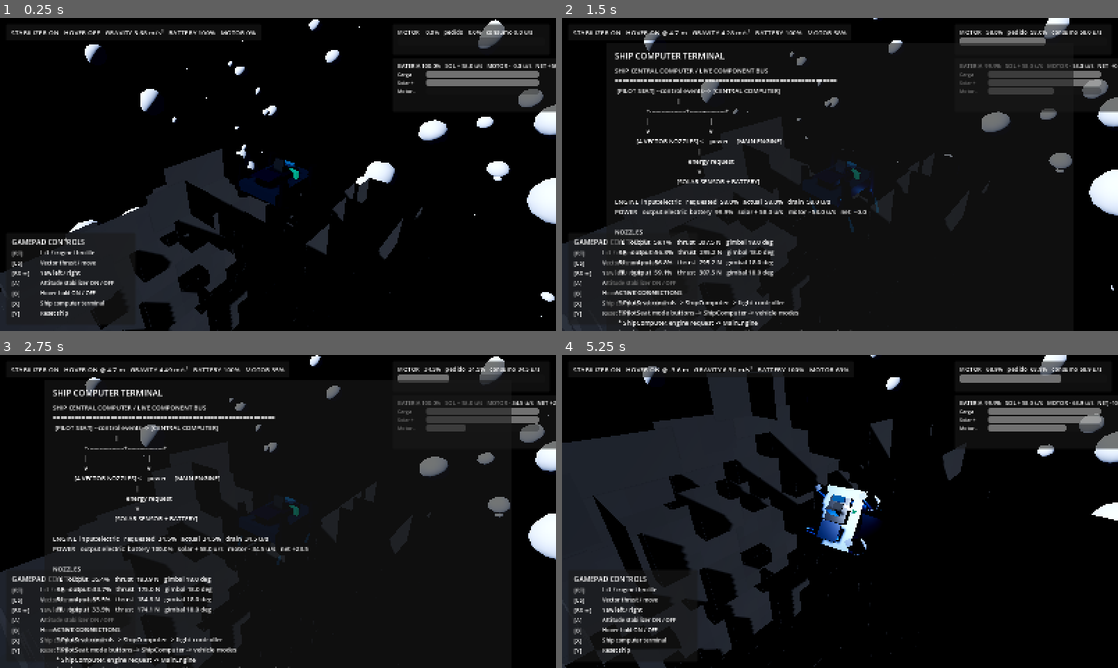
Above: before the commit, frames 1-4 (two rows, left to right).
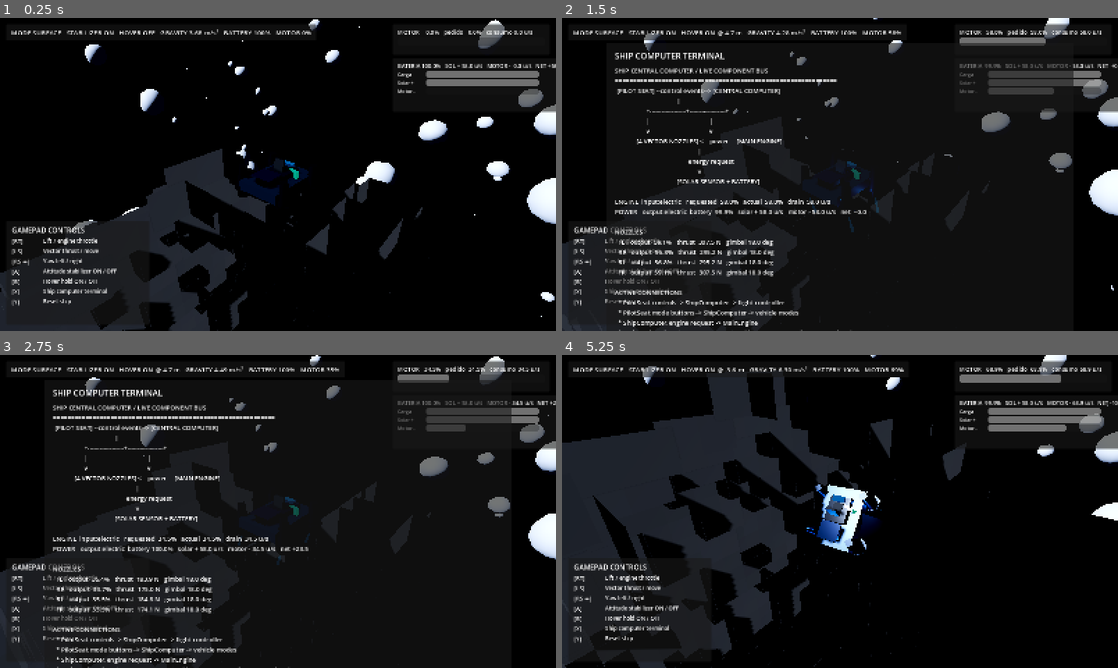
Above: after the commit, the same moments.

Repository: sebasu66/general
Game: Godot game, scene res://scenes/main.tscn
The game is run twice, just before and just after one commit, with the same random seed, the same clock (stepped at 60 frames per second) and the same inputs.
Inputs:
- Up to frame 1 (0.25 s): no input
- Up to frame 2 (1.5 s): tap Enter at 0.5 s; hold D (vehicle_move_right) 0.53-1.28 s; tap T (vehicle_computer_toggle) at 0.6 s; hold S (vehicle_move_back) from 1.28 s (still down); tap H (vehicle_hover_toggle) at 1.35 s
- Up to frame 3 (2.75 s): release S (vehicle_move_back) at 2.03 s; hold D (vehicle_move_right) from 2.03 s (still down); tap Space (vehicle_lift) at 2.1 s
- Up to frame 4 (5.25 s): release D (vehicle_move_right) at 2.78 s; hold W (vehicle_move_forward) 2.78-3.53 s; tap one key every 0.75 s from 2.85 s: F (vehicle_stabilizer_toggle) 2 (vehicle_thruster_2) T (vehicle_computer_toggle) H (vehicle_hover_toggle); hold A (vehicle_move_left) 3.53-5.03 s; hold S (vehicle_move_back) from 5.03 s (still down)

The runs differ from the first frame. In frame 1, 2.2% of the frame differs, in the area x 2-57%, y 1-96%; in frame 2, 1.7%; in frame 3, 1.7%; in frame 4, 2.2%.

Commit message:
flight: switch thrusters to zero-g spacecraft mode

Diff:
--- a/experiments/vector-thruster-prototype/scripts/thrusters/thruster_library.gd
+++ b/experiments/vector-thruster-prototype/scripts/thrusters/thruster_library.gd
@@ -3,6 +3,10 @@
 
 const MANUAL_DIAGNOSTIC_BOOST: float = 0.28
 const YAW_VECTOR_WEIGHT: float = 0.62
+const SPACE_STEER_VECTOR_WEIGHT: float = 0.72
+const SPACE_STEERING_THROTTLE: float = 0.68
+const SPACE_FRONT_CRUISE_MIX: float = 0.12
+const SPACE_STABILIZER_STEER_MIX: float = 0.72
 
 
 static func build_commands(
@@ -56,6 +60,82 @@
     return commands
 
 
+static func build_space_commands(
+        mount_ids: Array[StringName],
+        mount_positions: Array[Vector3],
+        max_thrusts: Array[float],
+        pilot: PilotInputState,
+        stabilization: StabilizationOutput
+) -> Array[ThrusterCommand]:
+    var commands: Array[ThrusterCommand] = []
+
+    var pitch_request := clampf(
+        pilot.move.y + stabilization.level_command.x * SPACE_STABILIZER_STEER_MIX,
+        -1.0,
+        1.0
+    )
+    var roll_request := clampf(
+        pilot.move.x + stabilization.level_command.y * SPACE_STABILIZER_STEER_MIX,
+        -1.0,
+        1.0
+    )
+    var yaw_request := clampf(
+        pilot.yaw - stabilization.yaw_correction,
+        -1.0,
+        1.0
+    )
+    var steering_strength := clampf(
+        maxf(absf(pitch_request), maxf(absf(roll_request), absf(yaw_request))),
+        0.0,
+        1.0
+    )
+
+    for index: int in range(mount_positions.size()):
+        var mount := mount_positions[index]
+        var command := ThrusterCommand.new()
+        command.mount_id = mount_ids[index]
+        command.local_position = mount
+        command.max_thrust = _float_at(max_thrusts, index, 520.0)
+        command.manual_boost = _manual_boost_at(pilot, index) * MANUAL_DIAGNOSTIC_BOOST
+
+        var is_front := mount.z < 0.0
+        if is_front:
+            var side_sign := 1.0 if mount.x >= 0.0 else -1.0
+            var vertical_steer := clampf(
+                pitch_request - roll_request * side_sign,
+                -1.0,
+                1.0
+            )
+            var lateral_steer := yaw_request
+            command.base_throttle = pilot.lift * SPACE_FRONT_CRUISE_MIX
+            command.requested_throttle = clampf(
+                maxf(command.base_throttle, steering_strength * SPACE_STEERING_THROTTLE)
+                + command.manual_boost,
+                0.0,
+                1.0
+            )
+            command.local_direction = Vector3(
+                lateral_steer * SPACE_STEER_VECTOR_WEIGHT,
+                vertical_steer * SPACE_STEER_VECTOR_WEIGHT,
+                -1.0
+            ).normalized()
+        else:
+            command.base_throttle = pilot.lift
+            command.requested_throttle = clampf(
+                command.base_throttle + command.manual_boost,
+                0.0,
+                1.0
+            )
+            command.local_direction = Vector3.FORWARD
+
+        command.effective_throttle = command.requested_throttle
+        command.effective_thrust = command.effective_throttle * command.max_thrust
+        command.gimbal_degrees = rad_to_deg(acos(clampf(command.local_direction.dot(Vector3.UP), -1.0, 1.0)))
+        commands.append(command)
+
+    return commands
+
+
 static func apply_power_fraction(
         commands: Array[ThrusterCommand],
         supply_fraction: float
--- a/experiments/vector-thruster-prototype/scripts/ui/debug_hud.gd
+++ b/experiments/vector-thruster-prototype/scripts/ui/debug_hud.gd
@@ -3,6 +3,8 @@
 
 var _vehicle: VehicleLogic
 var _status_label: Label
+var _control_actions: Array[Label] = []
+var _last_flight_mode: String = ""
 
 
 func _ready() -> void:
@@ -22,6 +24,7 @@
     if snapshot.is_empty():
         return
 
+    var flight_mode := String(snapshot.get("flight_mode", "SURFACE"))
     var stabilizer_text := "ON" if snapshot.get("stabilizer_enabled", false) else "OFF"
     var hover_text := "OFF"
     if snapshot.get("hover_enabled", false):
@@ -31,13 +34,18 @@
     if snapshot.get("gravity_active", false):
         gravity_text = "GRAVITY %.2f m/s²" % float(snapshot.get("gravity_strength", 0.0))
 
-    _status_label.text = "STABILIZER %s   HOVER %s   %s   BATTERY %.0f%%   MOTOR %.0f%%" % [
+    _status_label.text = "MODE %s   STABILIZER %s   HOVER %s   %s   BATTERY %.0f%%   MOTOR %.0f%%" % [
+        flight_mode,
         stabilizer_text,
         hover_text,
         gravity_text,
         float(snapshot.get("battery_ratio", 0.0)) * 100.0,
         float(snapshot.get("engine_output_ratio", 0.0)) * 100.0,
     ]
+
+    if flight_mode != _last_flight_mode:
+        _last_flight_mode = flight_mode
+        _update_control_legend(flight_mode)
 
 
 func _build_ui() -> void:
@@ -53,7 +61,7 @@
     status_panel.add_child(status_margin)
 
     _status_label = Label.new()
-    _status_label.text = "STABILIZER ON   HOVER OFF   GRAVITY --"
+    _status_label.text = "MODE SURFACE   STABILIZER ON   HOVER OFF   GRAVITY --"
     _status_label.add_theme_font_size_override("font_size", 19)
     status_margin.add_child(_status_label)
 
@@ -61,8 +69,8 @@
     controls_panel.anchor_top = 1.0
     controls_panel.anchor_bottom = 1.0
     controls_panel.offset_left = 18.0
-    controls_panel.offset_top = -282.0
-    controls_panel.offset_right = 390.0
+    controls_panel.offset_top = -316.0
+    controls_panel.offset_right = 430.0
     controls_panel.offset_bottom = -18.0
     add_child(controls_panel)
 
@@ -98,7 +106,7 @@
 
     var button := Label.new()
     button.text = button_text
-    button.custom_minimum_size = Vector2(70.0, 0.0)
+    button.custom_minimum_size = Vector2(78.0, 0.0)
     button.add_theme_font_size_override("font_size", 17)
     row.add_child(button)
 
@@ -106,3 +114,25 @@
     action.text = action_text
     action.add_theme_font_size_override("font_size", 16)
     row.add_child(action)
+    _control_actions.append(action)
+
+
+func _update_control_legend(flight_mode: String) -> void:
+    if _control_actions.size() < 7:
+        return
+
+    if flight_mode == "SPACE":
+        _control_actions[0].text = "Forward thrust · rear engines"
+        _control_actions[1].text = "Pitch ↑↓ / roll ↔"
+        _control_actions[2].text = "Yaw left / right"
+        _control_actions[3].text = "Angular damping ON / OFF"
+        _control_actions[4].text = "Hover unavailable in zero-G"
+    else:
+        _control_actions[0].text = "Lift / engine throttle"
+        _control_actions[1].text = "Vector thrust / move"
+        _control_actions[2].text = "Yaw left / right"
+        _control_actions[3].text = "Attitude stabilizer ON / OFF"
+        _control_actions[4].text = "Hover hold ON / OFF"
+
+    _control_actions[5].text = "Ship computer terminal"
+    _control_actions[6].text = "Reset ship"
--- a/experiments/vector-thruster-prototype/scripts/vehicle/vehicle_logic.gd
+++ b/experiments/vector-thruster-prototype/scripts/vehicle/vehicle_logic.gd
@@ -1,5 +1,10 @@
 class_name VehicleLogic
 extends RigidBody3D
+
+enum FlightMode {
+    SURFACE,
+    SPACE,
+}
 
 @export_group("Attitude Stabilizer")
 @export_range(0.0, 1.0, 0.01) var stabilization_mix: float = 0.96
@@ -37,6 +42,7 @@
 var _debug_snapshot: Dictionary = {}
 var _space_world: SpaceWorld
 var _gravity_context: Dictionary = {}
+var _flight_mode: FlightMode = FlightMode.SURFACE
 
 @onready var _computer: ShipComputerLogic = $Components/ShipComputer
 @onready var _pilot_seat: PilotSeatLogic = $Components/PilotSeat
@@ -61,6 +67,7 @@
 func _integrate_forces(state: PhysicsDirectBodyState3D) -> void:
     _apply_pending_reset(state)
     _update_gravity_context(state.transform.origin)
+    _update_flight_mode(state)
     _apply_mode_requests(state)
 
     _computer.tick_power_system(state.step)
@@ -92,7 +99,7 @@
 
 func calculate_stabilization(state: PhysicsDirectBodyState3D) -> StabilizationOutput:
     var target_up := state.transform.basis.orthonormalized().y.normalized()
-    if _has_local_gravity(state):
+    if _flight_mode == FlightMode.SURFACE and _has_local_gravity(state):
         target_up = -state.total_gravity.normalized()
 
     return StabilizerLibrary.calculate(
@@ -120,7 +127,7 @@
 
     var move_authority := 1.0
     var yaw_authority := 1.0
-    if stabilization.enabled:
+    if _flight_mode == FlightMode.SURFACE and stabilization.enabled:
         move_authority = stabilization.pilot_move_authority
         yaw_authority = stabilization.pilot_yaw_authority
 
@@ -139,6 +146,11 @@
         manual_lift: float,
         controlled_move: Vector2
 ) -> float:
+    if _flight_mode == FlightMode.SPACE:
+        _hover_enabled = false
+        _hover_auto_throttle = manual_lift
+        return manual_lift
+
     if not _hover_enabled:
         _hover_auto_throttle = manual_lift
         return manual_lift
@@ -176,6 +188,15 @@
         pilot: PilotInputState,
         stabilization: StabilizationOutput
 ) -> Array[ThrusterCommand]:
+    if _flight_mode == FlightMode.SPACE:
+        return ThrusterLibrary.build_space_commands(
+            _mount_ids,
+            _mount_positions,
+            _max_thrusts,
+            pilot,
+            stabilization
+        )
+
     return ThrusterLibrary.build_commands(
         _mount_ids,
         _mount_positions,
@@ -204,6 +225,7 @@
     var power_snapshot := _power_source.get_snapshot()
     var engine_snapshot := _engine.get_snapshot()
     _debug_snapshot = {
+        "flight_mode": get_flight_mode_name(),
         "stabilizer_enabled": _stabilizer_enabled,
         "hover_enabled": _hover_enabled,
         "hover_target_altitude": _hover_target_altitude,
@@ -231,6 +253,10 @@
     return _computer
 
 
+func get_flight_mode_name() -> String:
+    return "SPACE" if _flight_mode == FlightMode.SPACE else "SURFACE"
+
+
 func configure_space_world(space_world: SpaceWorld) -> void:
     _space_world = space_world
     print("[VEHICLE] local asteroid gravity context connected")
@@ -279,6 +305,27 @@
         _gravity_context = {}
         return
     _gravity_context = _space_world.get_gravity_context(world_position)
+
+
+func _update_flight_mode(state: PhysicsDirectBodyState3D) -> void:
+    var threshold := 0.15
+    if _space_world != null and _space_world.settings != null:
+        threshold = _space_world.settings.zero_gravity_threshold
+
+    var gravity_strength := state.total_gravity.length()
+    var new_mode := _flight_mode
+    if _flight_mode == FlightMode.SURFACE and gravity_strength < threshold:
+        new_mode = FlightMode.SPACE
+    elif _flight_mode == FlightMode.SPACE and gravity_strength > threshold * 1.6:
+        new_mode = FlightMode.SURFACE
+
+    if new_mode == _flight_mode:
+        return
+
+    _flight_mode = new_mode
+    if _flight_mode == FlightMode.SPACE:
+        _hover_enabled = false
+    print("[VEHICLE] flight mode -> %s gravity=%.3f" % [get_flight_mode_name(), gravity_strength])
 
 
 func _has_local_gravity(state: PhysicsDirectBodyState3D) -> bool:
@@ -309,7 +356,11 @@
     if _hover_toggle_requested:
         if _hover_enabled:
             _hover_enabled = false
-        elif _has_local_gravity(state) and bool(_gravity_context.get("active", false)):
+        elif (
+            _flight_mode == FlightMode.SURFACE
+            and _has_local_gravity(state)
+            and bool(_gravity_context.get("active", false))
+        ):
             _hover_enabled = true
             _stabilizer_enabled = true
             _hover_target_altitude = float(_gravity_context.get("surface_altitude", 0.0))
@@ -325,5 +376,6 @@
     state.angular_velocity = Vector3.ZERO
     _hover_enabled = false
     _hover_auto_throttle = 0.0
+    _flight_mode = FlightMode.SURFACE
     _reset_requested = false
     reset_physics_interpolation()
--- a/experiments/vector-thruster-prototype/scripts/visuals/thruster_visual.gd
+++ b/experiments/vector-thruster-prototype/scripts/visuals/thruster_visual.gd
@@ -37,8 +37,9 @@
     _exhaust_light.omni_range = lerpf(1.2, 6.0, ratio)
     _exhaust_light.visible = ratio > 0.02
 
-    _smoke.emitting = ratio > 0.16
-    _smoke.amount_ratio = clampf((ratio - 0.12) * 0.42, 0.0, 0.38)
+    var surface_oriented := direction.dot(Vector3.UP) > 0.55
+    _smoke.emitting = ratio > 0.16 and surface_oriented
+    _smoke.amount_ratio = clampf((ratio - 0.12) * 0.42, 0.0, 0.38) if surface_oriented else 0.0
 
 
 func _create_tower_housing() -> void:
